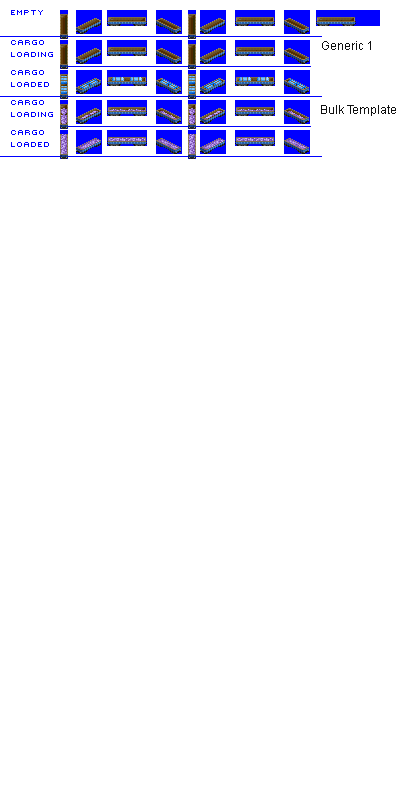
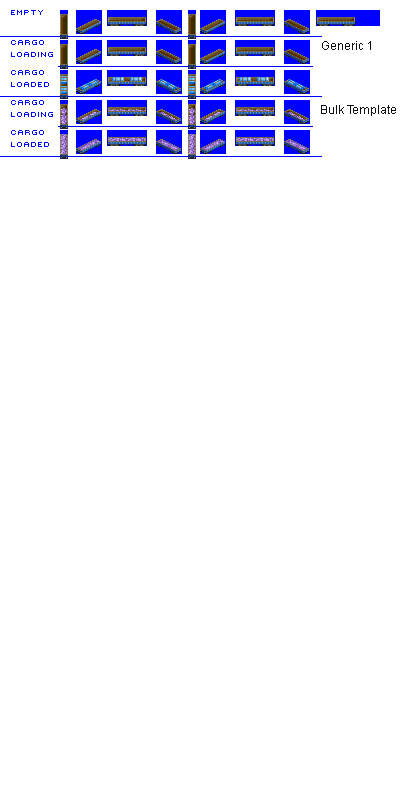
Comparing the layer stacks of the two w=400, h=800 images. Changes:
painted on "Layer 4" over [78, 79, 307, 150]
painted on "Layer 3" over [58, 18, 340, 153]
